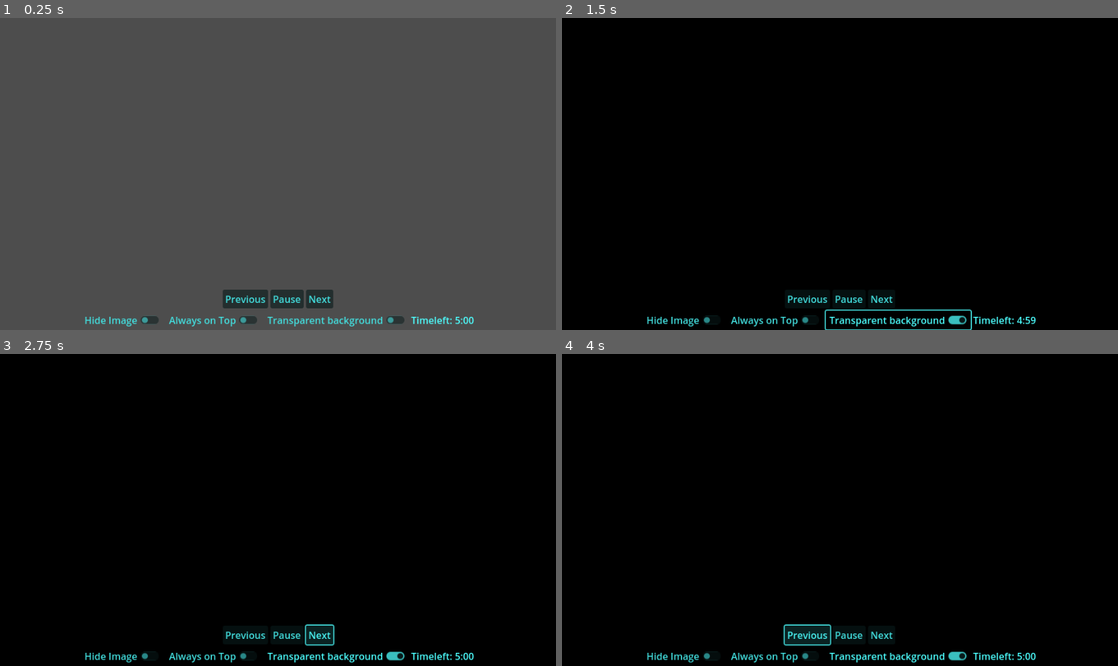
Above: before the commit, frames 1-4 (two rows, left to right).
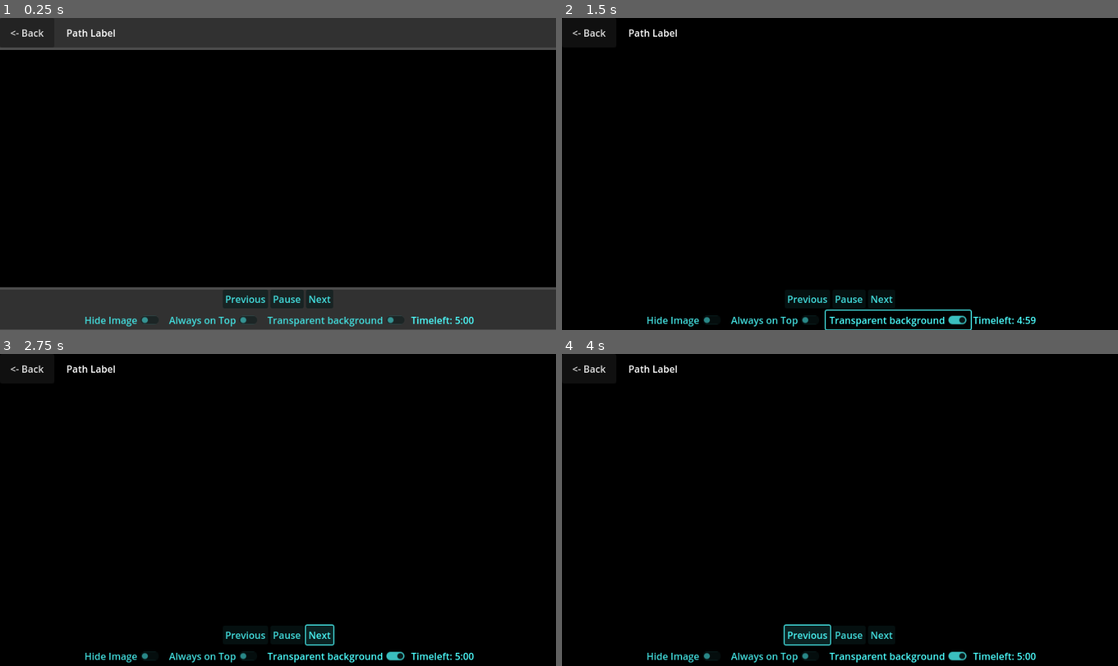
Above: after the commit, the same moments.

Repository: wuemily2/sketch-practice-assistant-godot
Game: Godot game, scene res://Windows/CyclerWindowBase.tscn
The game is run twice, just before and just after one commit, with the same random seed, the same clock (stepped at 60 frames per second) and the same inputs.
Inputs (mouse positions are in pixels of both pictures, inside the frame that each line leads up to):
- Up to frame 1 (0.25 s): no input
- Up to frame 2 (1.5 s): click (589, 33) at 0.5 s, where only the run after the commit has a clickable "<- Back"; click "Transparent background" at 1.25 s
- Up to frame 3 (2.75 s): click "Next" at 2 s
- Up to frame 4 (4 s): click "Next" at 2.75 s; click "Previous" at 3.5 s

The runs differ from the first frame. In frame 1, 96% of the frame differs, in the area x 0-100%, y 0-100%; in frame 2, 0.2%; in frame 3, 0.2%; in frame 4, 0.2%.

Commit message:
Complete UI design for the Image Cycling page

Diff:
--- a/Windows/CyclerBottomBar.gd
+++ b/Windows/CyclerBottomBar.gd
@@ -5,7 +5,8 @@
 signal previous_button_pressed() # previous button is clicked
 signal toggle_image_on()
 signal toggle_image_off()
-
+signal toggle_transparent_on()
+signal toggle_transparent_off()
 var playing = false
 # Called when the node enters the scene tree for the first time.
 func _ready():
@@ -73,6 +74,8 @@
 func _on_always_on_top_button_pressed():
 	get_window().always_on_top = !get_window().always_on_top
 
-func _on_transparent_toggle_pressed():
-	# Only works if transparent = true in the project settings
-	get_tree().get_root().transparent_bg = !get_tree().get_root().transparent_bg
+func _on_transparent_toggle_toggled(toggled_on):
+	if !toggled_on:
+		emit_signal("toggle_transparent_off")
+	else:
+		emit_signal("toggle_transparent_on")
--- a/Windows/CyclerBottomBar.tscn
+++ b/Windows/CyclerBottomBar.tscn
@@ -6,8 +6,6 @@
 [sub_resource type="Theme" id="Theme_2sofw"]
 
 [node name="CyclerBottomBar" type="VBoxContainer"]
-modulate = Color(0.301961, 1, 1, 1)
-self_modulate = Color(1, 0.176471, 1, 1)
 offset_left = 1.0
 offset_top = 584.0
 offset_right = 1151.0
@@ -70,4 +68,5 @@
 [connection signal="toggled" from="ToggleButtons/VisibilityButton" to="." method="_on_visibility_button_toggled"]
 [connection signal="pressed" from="ToggleButtons/AlwaysOnTopButton" to="." method="_on_always_on_top_button_pressed"]
 [connection signal="pressed" from="ToggleButtons/TransparentToggle" to="." method="_on_transparent_toggle_pressed"]
+[connection signal="toggled" from="ToggleButtons/TransparentToggle" to="." method="_on_transparent_toggle_toggled"]
 [connection signal="timeout" from="Timer" to="." method="_on_timer_timeout"]
--- a/Windows/CyclerWindowBase.gd
+++ b/Windows/CyclerWindowBase.gd
@@ -1,5 +1,6 @@
 extends VBoxContainer
 
+var images_to_cycle = [] # Todo, get this from SettingsManager in the ready func
 
 func _ready():
 	var vwindow:Window = get_window()
@@ -17,3 +18,24 @@
 	self.position.y = 0
 	self.size.x = get_viewport().size.x
 	self.size.y = get_viewport().size.y
+
+func _on_back_button_pressed():
+	# Make sure windows are normal
+	set_opaque_window()
+
+func set_transparent_window():
+	get_tree().get_root().transparent_bg = true
+	for node in self.find_children("ColorRect"):
+		node.hide()
+
+func set_opaque_window():
+	get_tree().get_root().transparent_bg = false
+	for node in self.find_children("ColorRect"):
+		node.show()
+
+func _on_cycler_bottom_bar_toggle_transparent_on():
+	set_transparent_window()
+
+
+func _on_cycler_bottom_bar_toggle_transparent_off():
+	set_opaque_window()
--- a/Windows/CyclerWindowBase.tscn
+++ b/Windows/CyclerWindowBase.tscn
@@ -1,22 +1,75 @@
-[gd_scene load_steps=3 format=3 uid="uid://pc37aidsk4of"]
+[gd_scene load_steps=6 format=3 uid="uid://pc37aidsk4of"]
 
 [ext_resource type="PackedScene" uid="uid://dhiqdtgrjh6fg" path="res://Windows/CyclerBottomBar.tscn" id="1_ir3w3"]
 [ext_resource type="Script" path="res://Windows/CyclerWindowBase.gd" id="1_j0q2x"]
+
+[sub_resource type="StyleBoxEmpty" id="StyleBoxEmpty_4ldxq"]
+
+[sub_resource type="StyleBoxEmpty" id="StyleBoxEmpty_b6usg"]
+
+[sub_resource type="StyleBoxEmpty" id="StyleBoxEmpty_k75ju"]
 
 [node name="CyclerWindowBase" type="VBoxContainer"]
 offset_right = 1155.0
 offset_bottom = 646.0
 script = ExtResource("1_j0q2x")
 
-[node name="TopBar" type="HBoxContainer" parent="."]
+[node name="TopBarStack" type="PanelContainer" parent="."]
 layout_mode = 2
 size_flags_vertical = 3
+theme_override_styles/panel = SubResource("StyleBoxEmpty_4ldxq")
 
-[node name="CycledImage" type="TextureRect" parent="."]
+[node name="ColorRect" type="ColorRect" parent="TopBarStack"]
+layout_mode = 2
+color = Color(0.192157, 0.192157, 0.192157, 1)
+
+[node name="TopBar" type="HBoxContainer" parent="TopBarStack"]
+layout_mode = 2
+size_flags_vertical = 3
+theme_override_constants/separation = 20
+
+[node name="BackButton" type="Button" parent="TopBarStack/TopBar"]
+layout_mode = 2
+size_flags_horizontal = 3
+text = "<- Back"
+
+[node name="PathLabel" type="Label" parent="TopBarStack/TopBar"]
+layout_mode = 2
+size_flags_horizontal = 3
+size_flags_vertical = 1
+size_flags_stretch_ratio = 9.0
+text = "Path Label"
+vertical_alignment = 1
+
+[node name="ImageStack" type="PanelContainer" parent="."]
+layout_mode = 2
+size_flags_vertical = 3
+size_flags_stretch_ratio = 8.0
+theme_override_styles/panel = SubResource("StyleBoxEmpty_b6usg")
+
+[node name="ColorRect" type="ColorRect" parent="ImageStack"]
+layout_mode = 2
+color = Color(0, 0, 0, 1)
+
+[node name="CycledImage" type="TextureRect" parent="ImageStack"]
 layout_mode = 2
 size_flags_vertical = 3
 size_flags_stretch_ratio = 8.0
 
-[node name="CyclerBottomBar" parent="." instance=ExtResource("1_ir3w3")]
+[node name="BottomBarStack" type="PanelContainer" parent="."]
 layout_mode = 2
 size_flags_vertical = 3
+theme_override_styles/panel = SubResource("StyleBoxEmpty_k75ju")
+
+[node name="ColorRect" type="ColorRect" parent="BottomBarStack"]
+layout_mode = 2
+color = Color(0.192157, 0.192157, 0.192157, 1)
+
+[node name="CyclerBottomBar" parent="BottomBarStack" instance=ExtResource("1_ir3w3")]
+modulate = Color(0.301961, 1, 1, 1)
+layout_mode = 2
+size_flags_vertical = 3
+
+[connection signal="pressed" from="TopBarStack/TopBar/BackButton" to="." method="_on_back_button_pressed"]
+[connection signal="toggle_transparent_off" from="BottomBarStack/CyclerBottomBar" to="." method="_on_cycler_bottom_bar_toggle_transparent_off"]
+[connection signal="toggle_transparent_on" from="BottomBarStack/CyclerBottomBar" to="." method="_on_cycler_bottom_bar_toggle_transparent_on"]
